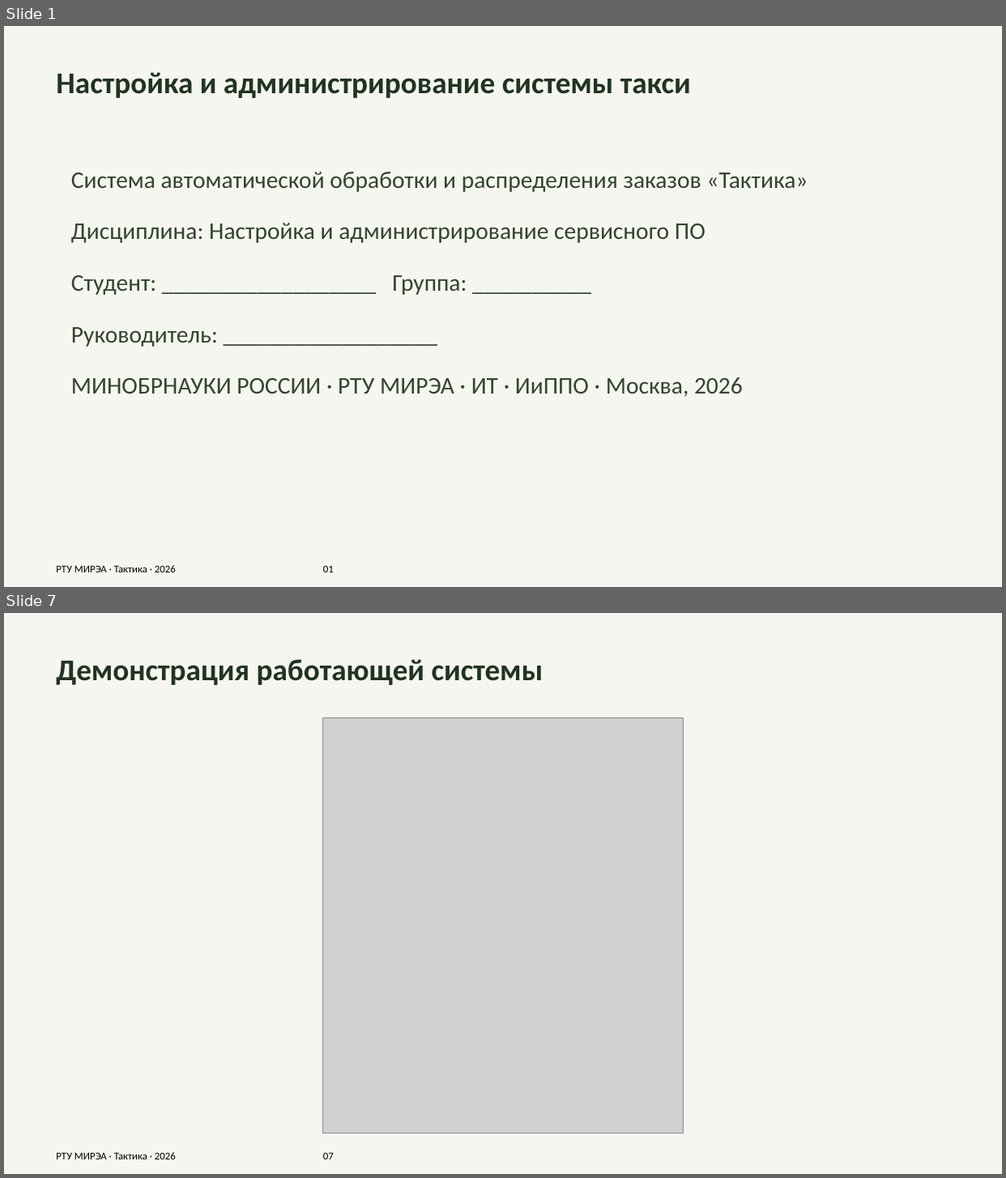
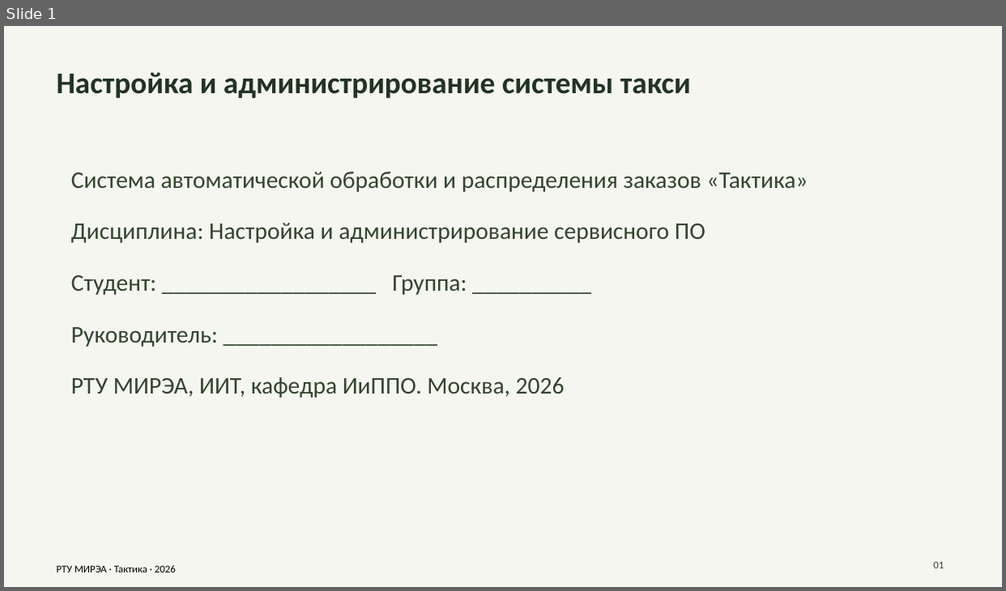
Before and after one commit to Alexey-UI/taxi-dispatch-coursework, a slide deck: report/output/Презентация_Тактика.pptx. Shown one above the other, each under a label of ours: slides 1 and 7 before the commit, slide 1 after it; the slides between them are not shown. The pictures are 1006x1178 and 1006x591 pixels, drawn with LibreOffice and Linux fonts; fonts in the diff are those of the drawing; grey boxes stand for pictures. Boxes give left, top, right and bottom in pixels: in the first picture for what was removed or moved away, otherwise in the second. Text is boxed around its words. In the diff, an @@ line names an element or a change of style, - is before the commit and + after.

```diff
--- a/report/output/Презентация_Тактика.pptx
+++ b/report/output/Презентация_Тактика.pptx
@@ slide 7 removed at [4, 613, 1002, 1174], background #F5F6F0 @@
@@ text removed at [56, 659, 543, 685] @@
-Демонстрация работающей системы
@@ picture removed at [323, 717, 684, 1133] @@
@@ text removed at [56, 1152, 334, 1160] @@
-РТУ МИРЭА · Тактика · 2026 07
@@ slide 1 changed as well @@
@@ text at [71, 378, 565, 398]: text changed @@
-МИНОБРНАУКИ РОССИИ · РТУ МИРЭА · ИТ · ИиППО · Москва, 2026
+РТУ МИРЭА, ИИТ, кафедра ИиППО. Москва, 2026
@@ text at [57, 565, 176, 573]: text changed @@
-РТУ МИРЭА · Тактика · 2026 01
+РТУ МИРЭА · Тактика · 2026
@@ text added at [933, 561, 944, 569], 10 pt, text #33442D @@
+01
```
Also in this commit, not shown: 1 other slide changed, 7 slides added, 6 other slides removed, 5 other files.
